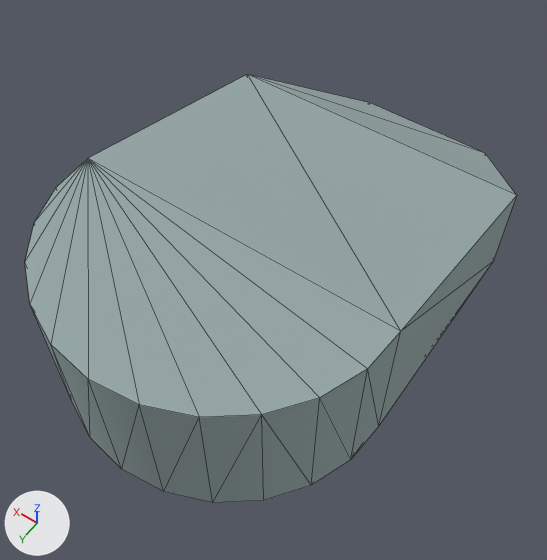
An edit to the glTF model assets/props/furniture/computerMouse.glb, drawn before and after from the same camera.
Camera for both pictures: a 50 mm camera at (-0.0415, 0.1082, 0.0962) aimed at (-0.0006, 0.0509, 0.0062). Every picture has the same lights, and +X, +Y and +Z are marked at lower left. The older version comes first. Mesh edges are drawn as thin lines. Vertices at exactly the same position are counted once.

Objects in the first picture: 'computerMouse(Clone)'.
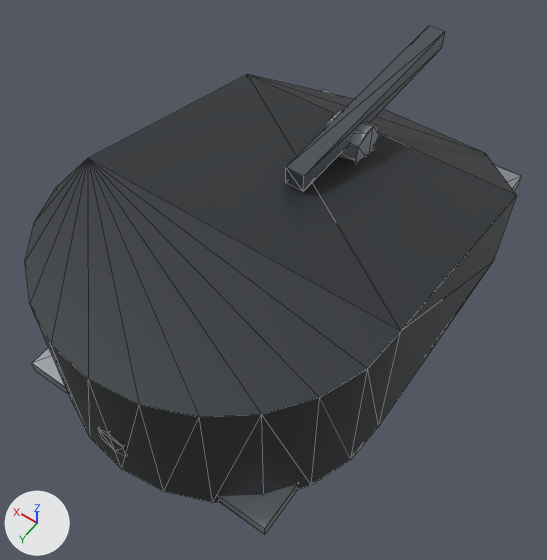
The change, as JSON lines over the scene's bpy script:
```json
{"op": "add", "block": "mat_gunmetal", "code": ["mat_gunmetal = principled_material('gunmetal')", "mat_gunmetal.base_color = (0.1, 0.11, 0.125)  # dark grey #595d63", "mat_gunmetal.metallic = 0.5", "mat_gunmetal.roughness = 0.45"]}
{"op": "add", "block": "mat_steel", "code": ["mat_steel = principled_material('steel')", "mat_steel.base_color = (0.32, 0.34, 0.37)  # grey #999ea4", "mat_steel.metallic = 0.5", "mat_steel.roughness = 0.4"]}
{"op": "add", "block": "mat_gunmetaldark", "code": ["mat_gunmetaldark = principled_material('gunmetalDark')", "mat_gunmetaldark.base_color = (0.04, 0.045, 0.05)  # dark grey #383c3f", "mat_gunmetaldark.metallic = 0.4"]}
{"block": "me_mesh_computermouse", "where": "# used by ob_computermouse_clone; location = (0.0, 0.0, 0.0)"}
{"op": "remove", "block": "me_mesh_computermouse", "code": "me_mesh_computermouse.from_pydata(...)  # 32 vertices, 60 faces; spans x -0.0248..0.0248, y 0.0..0.0851, z 0.0..0.0236"}
{"op": "add", "block": "me_mesh_computermouse", "code": "me_mesh_computermouse.from_pydata(...)  # 80 vertices, 140 faces; spans x -0.0248..0.0248, y 0.0..0.0851, z 0.0..0.0236"}
{"block": "me_mesh_computermouse", "change": "me_mesh_computermouse part 1: a new loose piece, a 6-sided cylinder along y spanning x -0.0022..0.0022, y 0.0731..0.0851, z 0.0055..0.0105, in mat_gunmetaldark (dark grey #383c3f)"}
{"block": "me_mesh_computermouse", "change": "me_mesh_computermouse part 2: a new loose piece, a box spanning x -0.0015..0.0015, y 0.004..0.045, z 0.0206..0.0236, in mat_gunmetal (dark grey #595d63)"}
{"block": "me_mesh_computermouse", "change": "me_mesh_computermouse part 3: a new loose piece, a 10-sided cylinder along x spanning x -0.003..0.003, y 0.0265..0.0335, z 0.0152..0.0219, in mat_steel (grey #999ea4)"}
{"block": "me_mesh_computermouse", "change": "me_mesh_computermouse part 4: a new loose piece, a box spanning x -0.0208..0.0208, y 0.004..0.0811, z 0.0..0.002, in mat_steel (grey #999ea4)"}
{"block": "me_mesh_computermouse", "change": "me_mesh_computermouse part 5: 60 faces spanning x -0.0248..0.0248, y 0.0..0.0851, z 0.0..0.0236 switch from mat_metaldark (grey #96a7a7) to mat_gunmetaldark (dark grey #383c3f)"}
{"op": "add", "block": "me_mesh_computermouse", "code": "me_mesh_computermouse.materials.append(mat_gunmetal)  # dark grey #595d63"}
{"op": "add", "block": "me_mesh_computermouse", "code": "me_mesh_computermouse.materials.append(mat_steel)  # grey #999ea4"}
```

What differs and where, as boxes (x1, y1, x2, y2) in the pictures (547 x 560 px):
```json
{"object": "computerMouse(Clone)", "change": "reshaped", "before": [25, 74, 517, 503], "after": [25, 26, 522, 534], "on screen": "18% taller"}
{"part": 1, "of": "me_mesh_computermouse", "change": "added", "after": [98, 427, 127, 456]}
{"part": 2, "of": "me_mesh_computermouse", "change": "added", "after": [286, 26, 445, 191]}
{"part": 3, "of": "me_mesh_computermouse", "change": "added", "after": [327, 111, 379, 164]}
{"part": 4, "of": "me_mesh_computermouse", "change": "added", "after": [32, 89, 522, 534]}
{"part": 5, "of": "me_mesh_computermouse", "change": "recoloured", "before": [25, 74, 517, 503], "after": [25, 74, 517, 503], "on screen": "grey to dark grey"}
```
